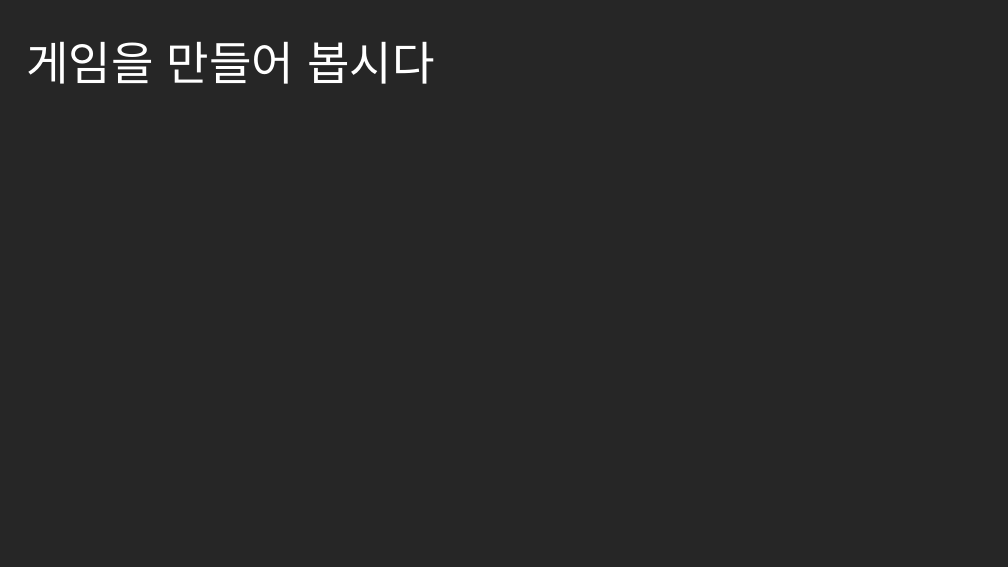
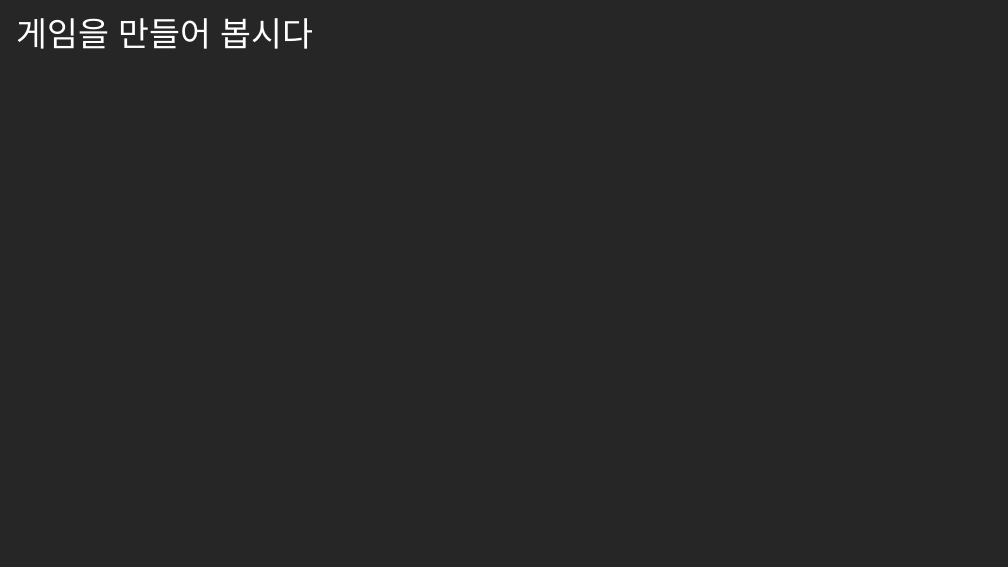
Before and after one commit to SeunghoHam/semicolon_EndlessRunner, a slide deck: slide 10 of 세미콜론 게임부분 강의자료.pptx (slide 7 before the commit). Drawn at 1008x567 pixels with LibreOffice and Linux fonts; fonts in the diff are those of the drawing; background and template pictures are left out. Boxes give left, top, right and bottom in pixels: in the first picture for what was removed or moved away, otherwise in the second. Text is boxed around its words. In the diff, an @@ line names an element or a change of style, - is before the commit and + after.

```diff
--- a/세미콜론 게임부분 강의자료.pptx
+++ b/세미콜론 게임부분 강의자료.pptx
@@ title "게임을 만들어 봅시다": place and size @@
-title "게임을 만들어 봅시다" at (26,41,434,84)
+title "게임을 만들어 봅시다" at (16,18,314,49)
@@ title "게임을 만들어 봅시다" at (16,18,314,49): size 44 to 32 pt @@
```
Also in this commit, not shown: 5 other slides changed, 5 slides added, 2 slides removed, 1 other file.
